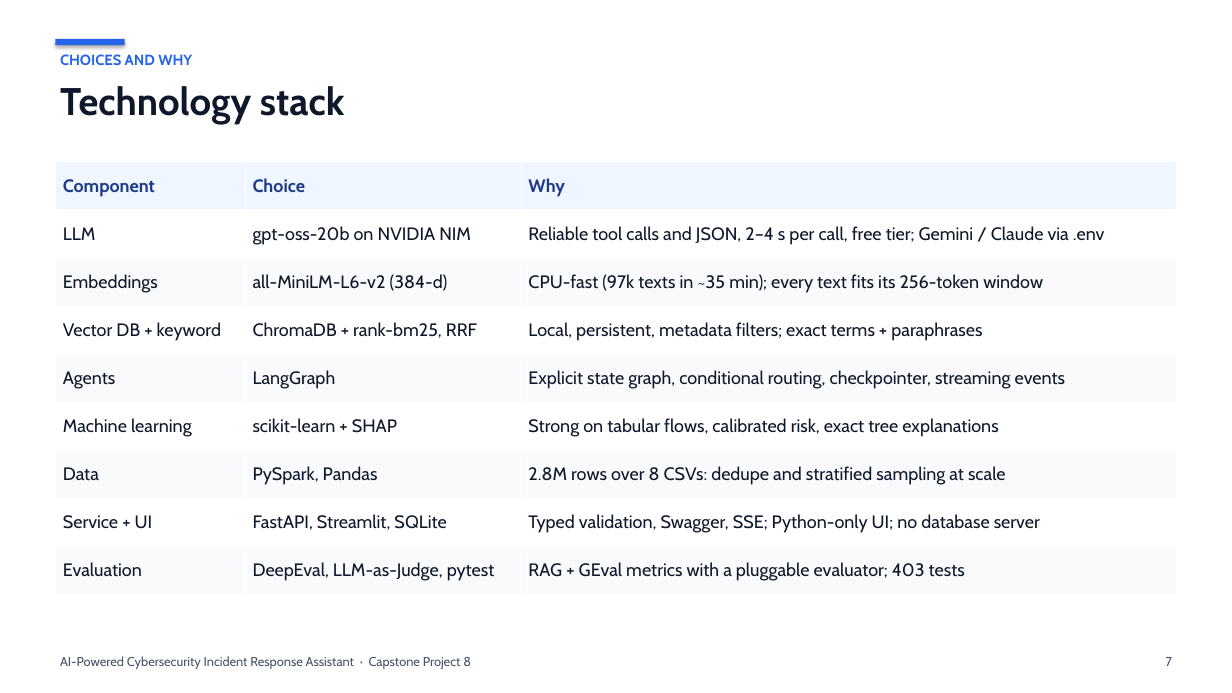
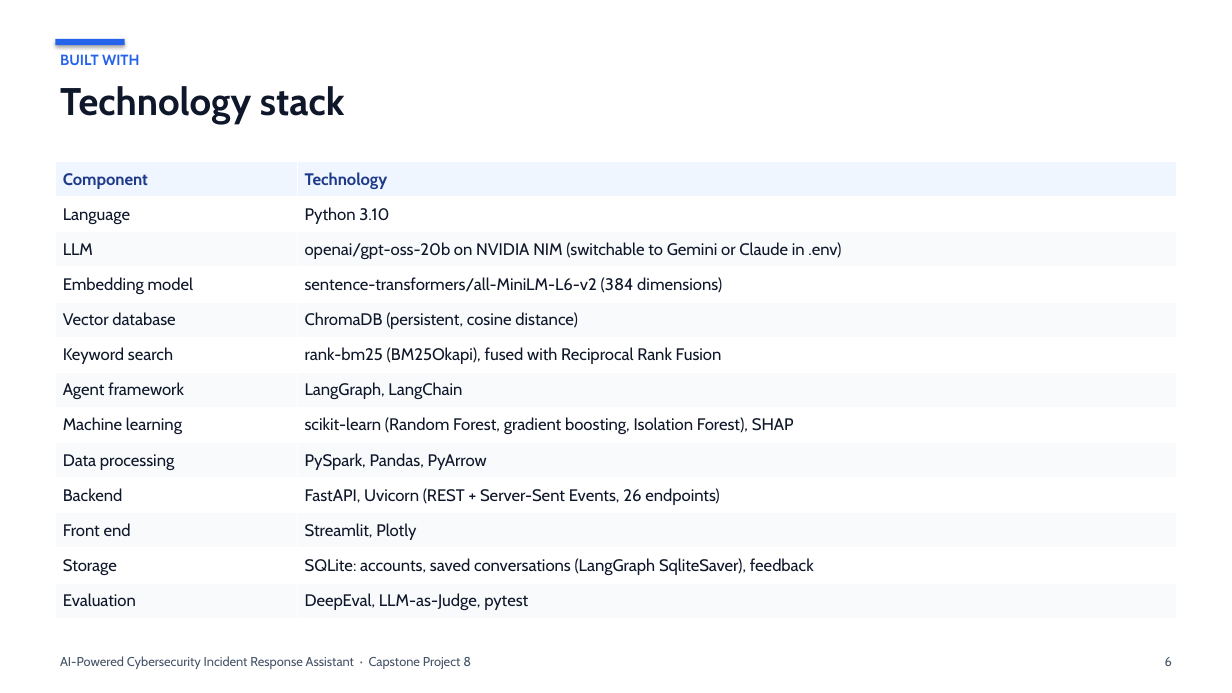
Before and after one commit to nlnkrthk/Cybersecurity-assistant, a slide deck: slide 6 of presentation/Project_Presentation.pptx (slide 7 before the commit). Drawn at 1232x693 pixels with LibreOffice and Linux fonts; fonts in the diff are those of the drawing. Boxes give left, top, right and bottom in pixels: in the first picture for what was removed or moved away, otherwise in the second. Text is boxed around its words. In the diff, an @@ line names an element or a change of style, - is before the commit and + after.

```diff
--- a/presentation/Project_Presentation.pptx
+++ b/presentation/Project_Presentation.pptx
@@ text at (x1=60, y1=54, x2=140, y2=65): text changed @@
-CHOICES AND WHY
+BUILT WITH
@@ table at (x1=55, y1=162, x2=1177, y2=618) @@
-Component | Choice | Why
-LLM | gpt-oss-20b on NVIDIA NIM | Reliable tool calls and JSON, 2–4 s per call, free tier; Gemini / Claude via .env
-Embeddings | all-MiniLM-L6-v2 (384-d) | CPU-fast (97k texts in ~35 min); every text fits its 256-token window
-Vector DB + keyword | ChromaDB + rank-bm25, RRF | Local, persistent, metadata filters; exact terms + paraphrases
-Agents | LangGraph | Explicit state graph, conditional routing, checkpointer, streaming events
-Machine learning | scikit-learn + SHAP | Strong on tabular flows, calibrated risk, exact tree explanations
-Data | PySpark, Pandas | 2.8M rows over 8 CSVs: dedupe and stratified sampling at scale
-Service + UI | FastAPI, Streamlit, SQLite | Typed validation, Swagger, SSE; Python-only UI; no database server
-Evaluation | DeepEval, LLM-as-Judge, pytest | RAG + GEval metrics with a pluggable evaluator; 403 tests
+Component | Technology
+Language | Python 3.10
+LLM | openai/gpt-oss-20b on NVIDIA NIM (switchable to Gemini or Claude in .env)
+Embedding model | sentence-transformers/all-MiniLM-L6-v2 (384 dimensions)
+Vector database | ChromaDB (persistent, cosine distance)
+Keyword search | rank-bm25 (BM25Okapi), fused with Reciprocal Rank Fusion
+Agent framework | LangGraph, LangChain
+Machine learning | scikit-learn (Random Forest, gradient boosting, Isolation Forest), SHAP
+Data processing | PySpark, Pandas, PyArrow
+Backend | FastAPI, Uvicorn (REST + Server-Sent Events, 26 endpoints)
+Front end | Streamlit, Plotly
+Storage | SQLite: accounts, saved conversations (LangGraph SqliteSaver), feedback
+Evaluation | DeepEval, LLM-as-Judge, pytest
@@ text at (x1=1165, y1=657, x2=1172, y2=666): text changed @@
-7
+6
```
Also in this commit, not shown: 4 other slides changed, 9 slides added, 8 slides removed, 2 other files.
